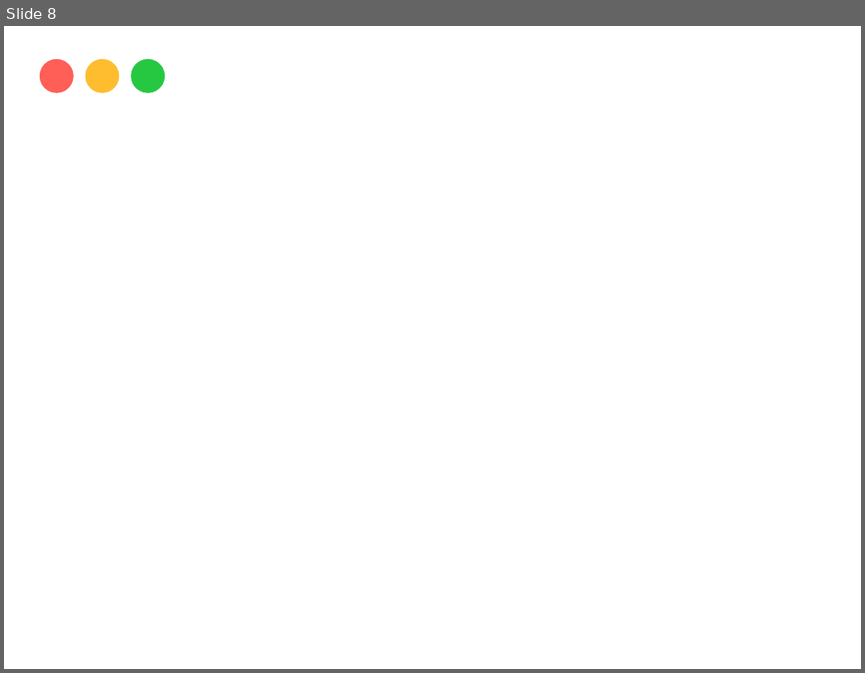
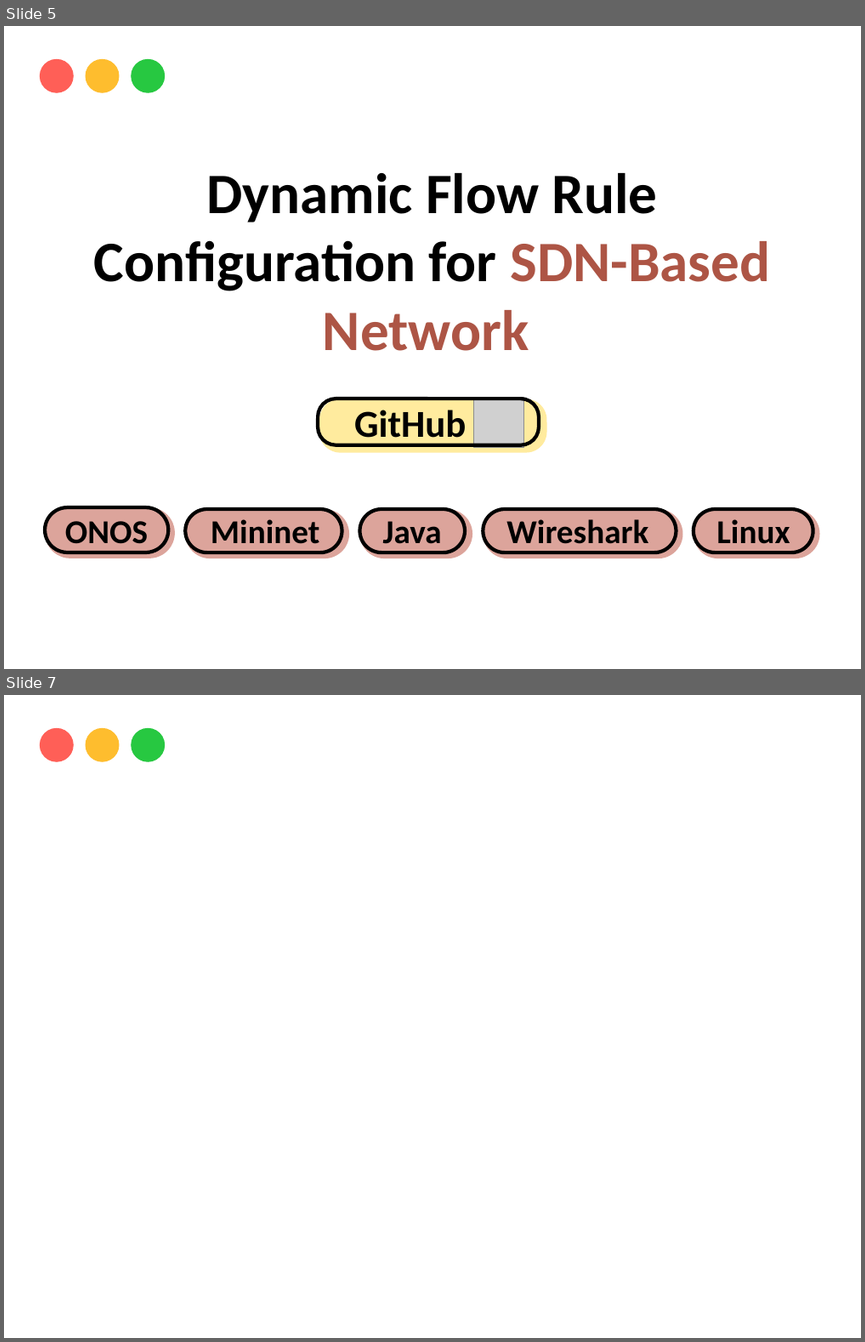
Before and after one commit to yinhsuan/portfolio, a slide deck: project image.pptx. Shown one above the other, each under a label of ours: slide 8 before the commit, slides 5 and 7 after it; the slides between them are not shown. The pictures are 865x673 and 865x1342 pixels, drawn with LibreOffice and Linux fonts; fonts in the diff are those of the drawing; grey boxes stand for pictures; background and template pictures are left out. Boxes give left, top, right and bottom in pixels: in the first picture for what was removed or moved away, otherwise in the second. Text is boxed around its words. In the diff, an @@ line names an element or a change of style, - is before the commit and + after.

```diff
--- a/project image.pptx
+++ b/project image.pptx
@@ slide 5 added at [4,26,861,669], background picture (left out) @@
@@ ellipse added at [39,59,74,94], fill #FF5F57 @@
@@ ellipse added at [86,59,120,94], fill #FEBD2E @@
@@ ellipse added at [131,59,166,94], fill #27C841 @@
@@ text added at [94,173,770,351], 48 pt, text #000000, bold @@
+Dynamic Flow Rule Configuration for SDN-Based Network
@@ group added at [318,397,546,453]: 2 rounded rectangles, 1 text, 1 picture @@
+GitHub
@@ group added at [45,507,820,559]: 10 rounded rectangles, 5 texts @@
+ONOS
+Mininet
+Java
+Linux
+Wireshark
@@ what was slide 8 is now slide 7 @@
```
Also in this commit, not shown: 4 slides changed, 1 other slide added, 2 slides removed, 13 other files.
